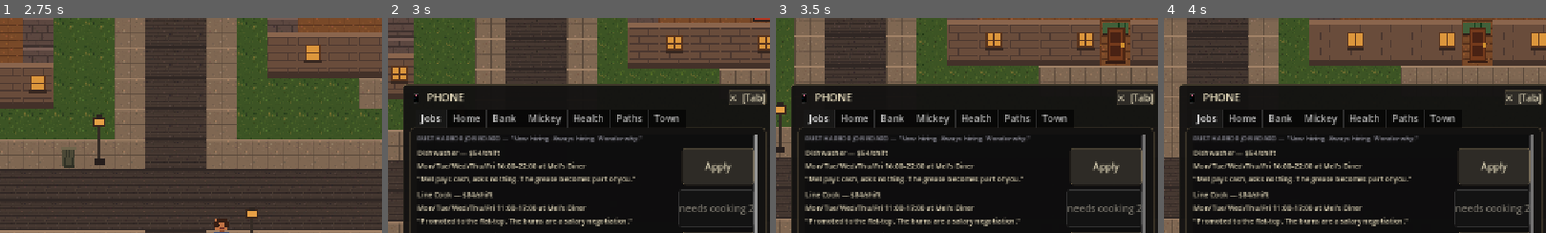
Above: before the commit, frames 1-4 (left to right).
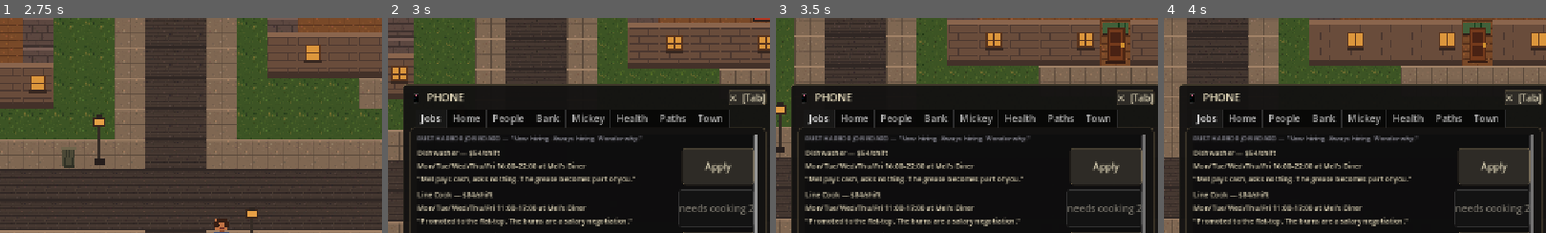
Above: after the commit, the same moments.

Repository: redstonejh/rags
Game: Godot game, scene res://scenes/ui/MainMenu.tscn
The game is run twice, just before and just after one commit, with the same random seed, the same clock (stepped at 60 frames per second) and the same inputs.
Inputs (mouse positions are % of the whole screen's width and height, from its top left):
- Up to frame 1 (2.75 s): click "New Life" at 0.5 s; click (13, 96) at 1.27 s; type "Alex" at 1.35 s; click "Start This Life" at 2 s
- Up to frame 2 (3 s): move the mouse to (72, 45) at 2.77 s; hold D (move_right) from 2.78 s (still down); hold Tab (phone) from 2.78 s (still down); click (72, 45) at 2.92 s
- Up to frame 3 (3.5 s): keep holding D (move_right); keep holding Tab (phone)
- Up to frame 4 (4 s): release D (move_right) at 3.5 s; release Tab (phone) at 3.5 s; drag from (30, 55) to (68, 7) at 3.52 s
The pictures show only the part of the screen within x 24-74%, y 0-50%; the shares and areas given below are measured in that part.

Frame 1 is identical in both runs. In frame 2, 1.2% of the frame differs, in the area x 28-90%, y 42-52%; in frame 3, 1.2%; in frame 4, 1.2%.

Commit message:
Add phone people view

Diff:
--- a/scripts/dev/playtest_driver.gd
+++ b/scripts/dev/playtest_driver.gd
@@ -46,8 +46,25 @@
 	sheet.cash_cents = 50000
 	sheet.flags["has_id"] = true
 	WorldState.new_world(sheet)
+	_seed_people_app_state()
 	GameClock.clear_pause_locks()
 	GameClock.set_manual_paused(false)
+
+
+func _seed_people_app_state() -> void:
+	var people: Array = WorldState.npcs.values()
+	if people.size() < 2:
+		_check(false, "people app seed has enough NPCs")
+		return
+	var date: NPCRecord = people[0]
+	var rival: NPCRecord = people[1]
+	date.relationships["player"] = 62.0
+	date.relationships[rival.id] = -45.0
+	date.flags["dating_player"] = true
+	date.add_memory("date", "player", "said yes to a date with you", 1.0, 7.0)
+	rival.relationships["player"] = -38.0
+	rival.relationships[date.id] = -45.0
+	rival.add_memory("witnessed", "player", "were seen arguing outside Mel's", -0.4, 5.0, true)
 
 
 func _instantiate_main() -> void:
@@ -97,6 +114,12 @@
 	phone._unhandled_input(_action("phone"))
 	await get_tree().process_frame
 	_check(phone.visible and GameClock.paused, "phone opened from input event")
+	_check(phone.call("open_tab", "People"), "phone People tab selectable")
+	await get_tree().process_frame
+	var people_content := _find_named_descendant(phone, "PeopleContent")
+	_check(people_content != null, "phone People content exists")
+	_check(_descendant_text_contains(people_content, "dating you"), "People tab shows dating status")
+	_check(_descendant_text_contains(people_content, "Gossip:"), "People tab shows gossip")
 
 
 func _close_phone_open_inventory() -> void:
@@ -236,6 +259,16 @@
 	return null
 
 
+func _descendant_text_contains(node: Node, text: String) -> bool:
+	var value = node.get("text")
+	if value != null and str(value).contains(text):
+		return true
+	for child in node.get_children():
+		if _descendant_text_contains(child, text):
+			return true
+	return false
+
+
 func _exterior_facade_count() -> int:
 	var world_root: Node = _main.get_node("WorldRoot")
 	if world_root.get_child_count() == 0:
--- a/scripts/ui/phone.gd
+++ b/scripts/ui/phone.gd
@@ -11,6 +11,7 @@
 var _tabs: TabContainer
 var _jobs_box: VBoxContainer
 var _home_box: VBoxContainer
+var _people_box: VBoxContainer
 var _bank_box: VBoxContainer
 var _mickey_box: VBoxContainer
 var _health_box: VBoxContainer
@@ -54,6 +55,16 @@
 		stack.call("close_modal", MODAL_ID)
 	else:
 		visible = false
+
+
+func open_tab(tab_name: String) -> bool:
+	if _tabs == null:
+		return false
+	for i in _tabs.get_tab_count():
+		if _tabs.get_tab_title(i) == tab_name:
+			_tabs.current_tab = i
+			return true
+	return false
 
 
 func _ui_stack() -> Node:
@@ -94,6 +105,7 @@
 
 	_jobs_box = _make_tab("Jobs")
 	_home_box = _make_tab("Home")
+	_people_box = _make_tab("People")
 	_bank_box = _make_tab("Bank")
 	_mickey_box = _make_tab("Mickey")
 	_health_box = _make_tab("Health")
@@ -106,6 +118,7 @@
 	scroll.name = tab_name
 	_tabs.add_child(scroll)
 	var box := VBoxContainer.new()
+	box.name = "%sContent" % tab_name
 	box.size_flags_horizontal = Control.SIZE_EXPAND_FILL
 	box.size_flags_vertical = Control.SIZE_EXPAND_FILL
 	box.add_theme_constant_override("separation", 8)
@@ -116,6 +129,7 @@
 func _refresh_all() -> void:
 	_refresh_jobs()
 	_refresh_home()
+	_refresh_people()
 	_refresh_bank()
 	_refresh_mickey()
 	_refresh_health()
@@ -308,6 +322,164 @@
 				EventBus.toast.emit("Delivered: %s. Home gains a personality." % f.display_name)
 				_refresh_home())
 		row.add_child(btn)
+
+
+# ----------------------------------------------------------------- people
+
+func _refresh_people() -> void:
+	_clear(_people_box)
+	var people: Array = []
+	for candidate in WorldState.npcs.values():
+		var npc: NPCRecord = candidate
+		if npc != null and npc.alive:
+			people.append(npc)
+	people.sort_custom(func(a: NPCRecord, b: NPCRecord) -> bool:
+		var score_a := _people_sort_score(a)
+		var score_b := _people_sort_score(b)
+		if not is_equal_approx(score_a, score_b):
+			return score_a > score_b
+		return a.display_name.to_lower() < b.display_name.to_lower())
+
+	var header := Label.new()
+	header.name = "PeopleHeader"
+	header.autowrap_mode = TextServer.AUTOWRAP_WORD_SMART
+	header.text = "PEOPLE - %d living records, %d with history on you" % [
+		people.size(), _people_known_count(people)]
+	header.add_theme_font_size_override("font_size", 13)
+	_people_box.add_child(header)
+
+	if people.is_empty():
+		var empty := Label.new()
+		empty.text = "Nobody in town. Even the gossip gave up."
+		_people_box.add_child(empty)
+		return
+
+	for i in mini(people.size(), 40):
+		var npc: NPCRecord = people[i]
+		var row := VBoxContainer.new()
+		row.name = "PeopleRow"
+		row.add_theme_constant_override("separation", 2)
+		_people_box.add_child(row)
+
+		var title := Label.new()
+		title.autowrap_mode = TextServer.AUTOWRAP_WORD_SMART
+		title.add_theme_font_size_override("font_size", 13)
+		title.text = "%s - %s%s" % [
+			npc.display_name,
+			_people_rel_text(npc.rel("player")),
+			" - dating you" if npc.flags.get("dating_player", false) else ""]
+		row.add_child(title)
+
+		var details := Label.new()
+		details.autowrap_mode = TextServer.AUTOWRAP_WORD_SMART
+		details.add_theme_font_size_override("font_size", 11)
+		details.add_theme_color_override("font_color", Color(0.72, 0.72, 0.78))
+		details.text = "%s at %s - %s\n%s" % [
+			_people_role(npc),
+			Locations.display_name(npc.current_location_id),
+			_people_connections_text(npc),
+			_people_gossip_text(npc)]
+		row.add_child(details)
+
+
+func _people_sort_score(npc: NPCRecord) -> float:
+	var score := absf(npc.rel("player"))
+	if npc.flags.get("dating_player", false):
+		score += 75.0
+	if npc.flags.get("married_to_player", false):
+		score += 100.0
+	for memory in npc.memories:
+		if memory.get("subject", "") == "player":
+			score += float(memory.get("salience", 0.0))
+	return score
+
+
+func _people_known_count(people: Array) -> int:
+	var count := 0
+	for npc: NPCRecord in people:
+		if absf(npc.rel("player")) > 0.01 or npc.flags.get("dating_player", false):
+			count += 1
+			continue
+		for memory in npc.memories:
+			if memory.get("subject", "") == "player":
+				count += 1
+				break
+	return count
+
+
+func _people_rel_text(value: float) -> String:
+	var label := "neutral"
+	if value >= 75.0:
+		label = "devoted"
+	elif value >= 40.0:
+		label = "friendly"
+	elif value >= 15.0:
+		label = "warm"
+	elif value <= -75.0:
+		label = "enemy"
+	elif value <= -40.0:
+		label = "hostile"
+	elif value <= -15.0:
+		label = "sour"
+	return "%s (%s)" % [label, _signed_int(value)]
+
+
+func _people_role(npc: NPCRecord) -> String:
+	var archetype := npc.archetype()
+	return archetype.display_name if archetype != null else npc.archetype_id.capitalize()
+
+
+func _people_connections_text(npc: NPCRecord) -> String:
+	var parts: Array[String] = []
+	if npc.flags.get("married_to_player", false):
+		parts.append("married to you")
+	elif npc.flags.get("dating_player", false):
+		parts.append("dating you")
+
+	var best_id := ""
+	var best_rel := 35.0
+	var worst_id := ""
+	var worst_rel := -35.0
+	for other_id in npc.relationships:
+		if str(other_id) == "player":
+			continue
+		var value := float(npc.relationships[other_id])
+		if value >= best_rel:
+			best_rel = value
+			best_id = str(other_id)
+		if value <= worst_rel:
+			worst_rel = value
+			worst_id = str(other_id)
+	if best_id != "":
+		parts.append("close to %s (%s)" % [_npc_name(best_id), _signed_int(best_rel)])
+	if worst_id != "":
+		parts.append("feuding with %s (%s)" % [_npc_name(worst_id), _signed_int(worst_rel)])
+	return "Status: %s" % ("; ".join(parts) if not parts.is_empty() else "no public entanglements")
+
+
+func _people_gossip_text(npc: NPCRecord) -> String:
+	var story := npc.top_gossip(3.0)
+	if story.is_empty():
+		return "Gossip: nothing useful yet."
+	var source := "heard" if story.get("secondhand", false) else "remembers"
+	var subject := _npc_name(str(story.get("subject", "")))
+	return "Gossip: %s %s %s (day %d)" % [
+		npc.display_name.get_slice(" ", 0),
+		source,
+		"%s %s" % [subject, str(story.get("text", "did something"))],
+		int(story.get("day", 0))]
+
+
+func _npc_name(npc_id: String) -> String:
+	if npc_id == "player":
+		return "you"
+	var npc: NPCRecord = WorldState.npcs.get(npc_id)
+	return npc.display_name if npc != null else npc_id
+
+
+func _signed_int(value: float) -> String:
+	var rounded := roundi(value)
+	return "+%d" % rounded if rounded > 0 else str(rounded)
 
 
 # ------------------------------------------------------------------- bank
Not shown, changed: README.md
Not shown, changed: docs/PROGRESS.md
Not shown, changed: docs/REBUILD_PLAN.md
